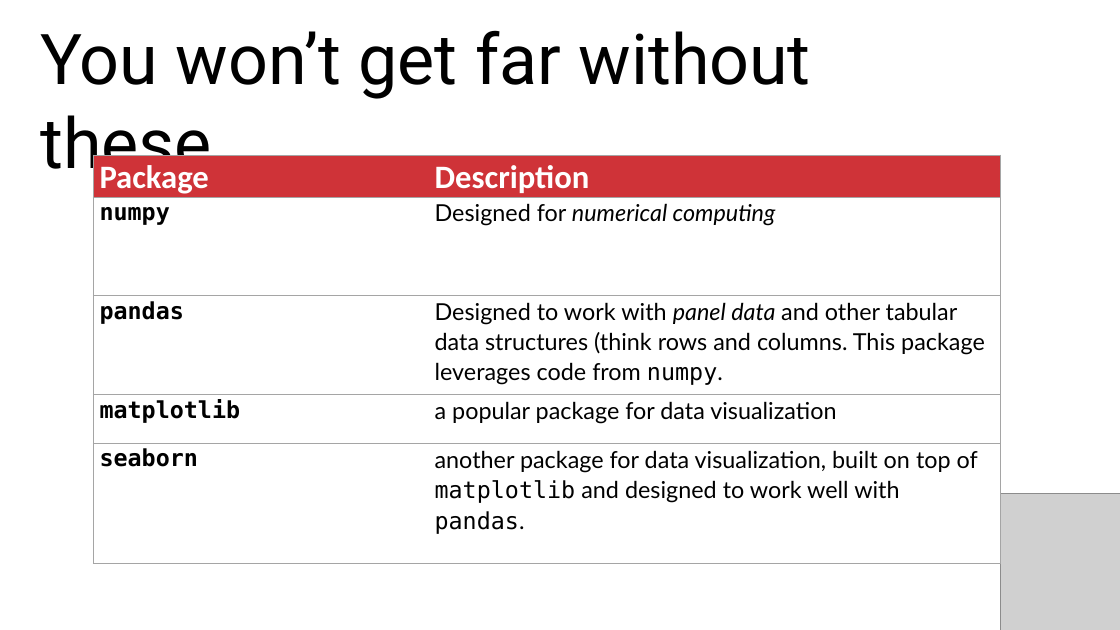
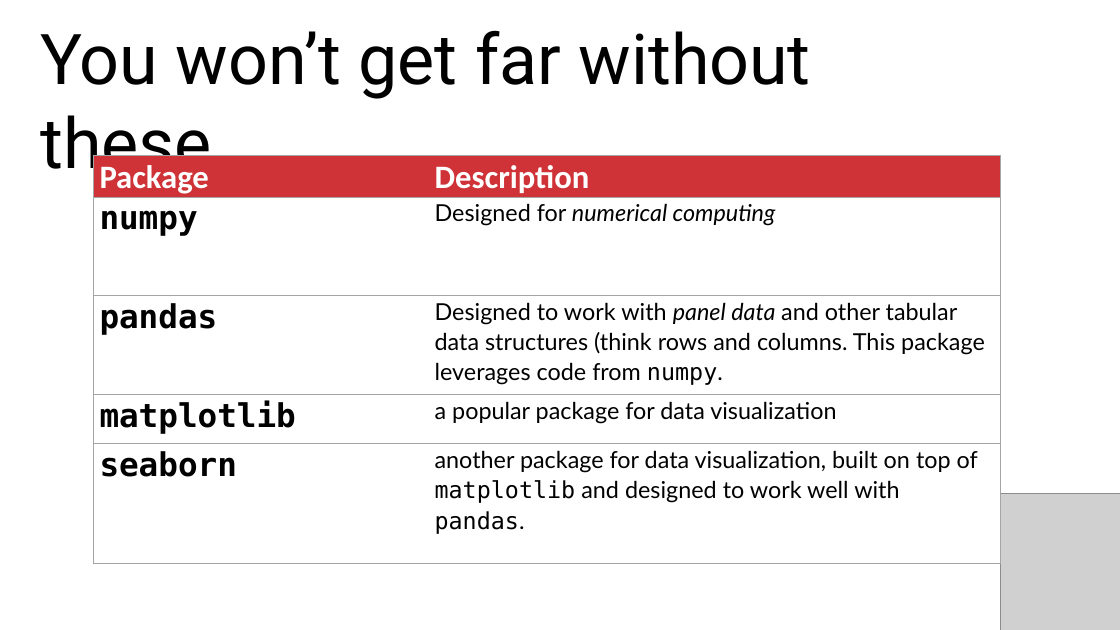
Before and after one commit to stringfestdata/ms-excel-toronto-python, a slide deck: slide 13 of toronto-five-things-excel-python.pptx (slide 12 before the commit). Drawn at 1120x630 pixels with LibreOffice and Linux fonts; fonts in the diff are those of the drawing; grey boxes stand for pictures. Boxes give left, top, right and bottom in pixels: in the first picture for what was removed or moved away, otherwise in the second. Text is boxed around its words. In the diff, an @@ line names an element or a change of style, - is before the commit and + after.

```diff
--- a/toronto-five-things-excel-python.pptx
+++ b/toronto-five-things-excel-python.pptx
@@ table at <box>93,155,1001,559</box> @@
@@ size 20 to 28 pt in "numpy", "pandas", "matplotlib", "seaborn" @@
```
Also in this commit, not shown: 5 other slides changed, 3 slides added, 7 other files.
